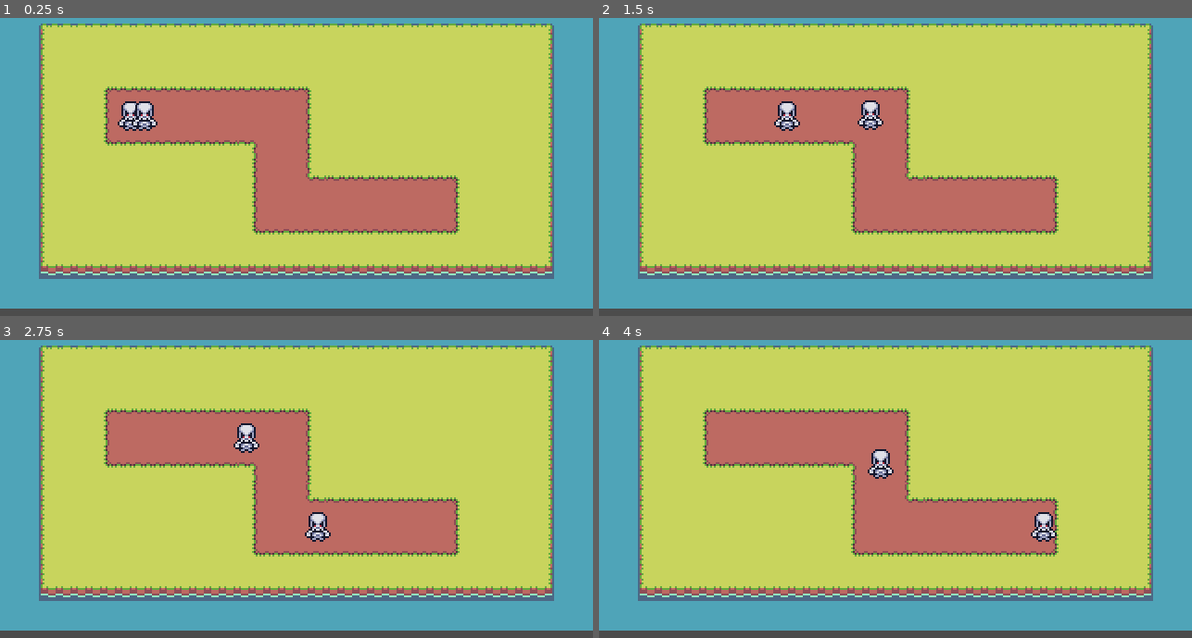
Above: before the commit, frames 1-4 (two rows, left to right).
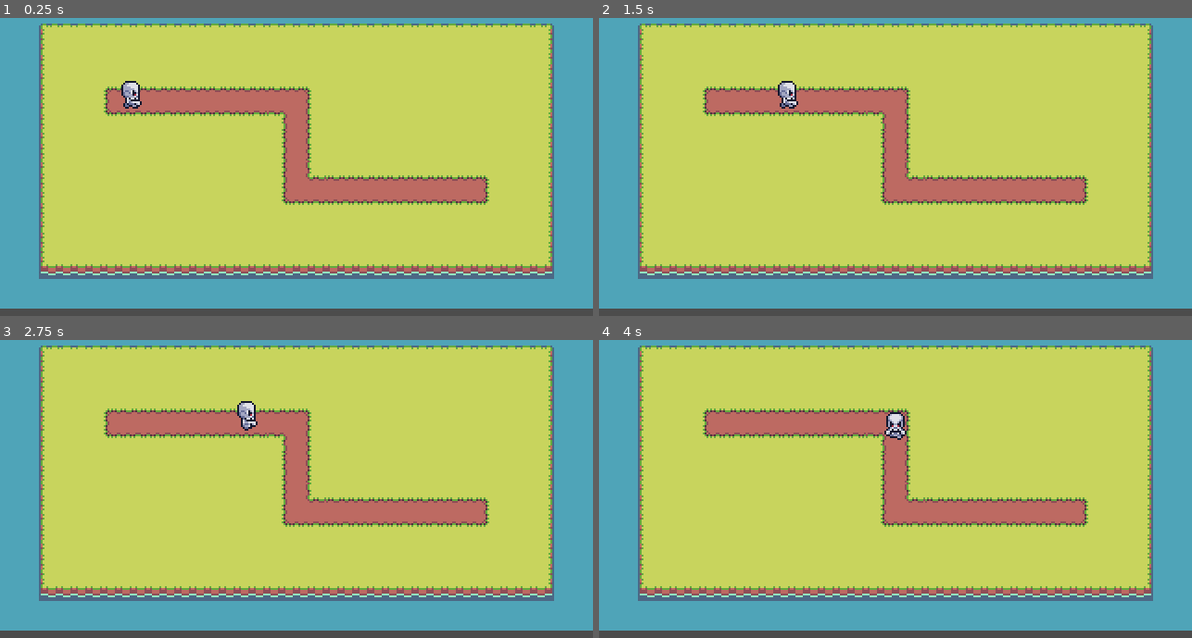
Above: after the commit, the same moments.

Repository: clbagrat/AmmoTD
Game: Godot game, scene res://main.tscn
Same seed, same stepped clock (60 frames per second), same inputs: the game is played once before the commit and once after it.
Inputs:
- Up to frame 1 (0.25 s): no input
- Up to frame 2 (1.5 s): no input
- Up to frame 3 (2.75 s): no input
- Up to frame 4 (4 s): no input

The runs differ from the first frame. In frame 1, 9.1% of the frame differs, in the area x 17-83%, y 21-73%; in frame 2, 9.2%; in frame 3, 9.2%; in frame 4, 9.2%, in the area x 17-83%, y 24-73%.

Commit message:
animation of skeletons

Diff:
--- /dev/null
+++ b/Characters/Character.gd
@@ -0,0 +1,13 @@
+extends Node2D
+
+
+onready var prev_pos = global_position;
+onready var animation_tree = $AnimationTree;
+
+func play_run_animation ():
+	var animation_direction =  global_position - prev_pos;
+	animation_tree.set("parameters/Run/blend_position", animation_direction.normalized())
+	prev_pos = global_position;
+
+func _process(_delta):
+	play_run_animation()
--- a/Logic/PathFollower.gd
+++ b/Logic/PathFollower.gd
@@ -1,7 +1,8 @@
 extends PathFollow2D
 
 
+export var speed = 10;
 
-export var speed = 10;
+
 func _process(delta):
-	set_offset(get_offset() + speed * delta);
+	set_offset(get_offset() + speed * delta)
--- /dev/null
+++ b/Logic/WaypointMove.gd
@@ -0,0 +1,7 @@
+extends Node2D
+
+onready var path_follow = get_parent();
+
+export var speed = 10;
+func _process(delta):
+	path_follow.set_offset(path_follow.get_offset() + speed * delta);
--- a/Skeleton/SkelIdle.tscn
+++ /dev/null
@@ -1,21 +0,0 @@
-[gd_scene load_steps=4 format=2]
-
-[ext_resource path="res://Skeleton/Skel_idle_v2.png" type="Texture" id=1]
-[ext_resource path="res://Skeleton/SkelIdle.gd" type="Script" id=2]
-
-[sub_resource type="CapsuleShape2D" id=1]
-radius = 4.0
-height = 6.0
-
-[node name="SkelIdleV2" type="Sprite"]
-texture = ExtResource( 1 )
-hframes = 4
-vframes = 4
-script = ExtResource( 2 )
-
-[node name="KinematicBody2D" type="KinematicBody2D" parent="."]
-
-[node name="CollisionShape2D" type="CollisionShape2D" parent="KinematicBody2D"]
-position = Vector2( 0, 4 )
-rotation = -1.5708
-shape = SubResource( 1 )
--- /dev/null
+++ b/Skeleton/Skeleton.tscn
@@ -0,0 +1,151 @@
+[gd_scene load_steps=16 format=2]
+
+[ext_resource path="res://Skeleton/Skel_walk_v2.png" type="Texture" id=1]
+[ext_resource path="res://Characters/Character.gd" type="Script" id=2]
+
+[sub_resource type="CapsuleShape2D" id=1]
+radius = 4.0
+height = 6.0
+
+[sub_resource type="Animation" id=2]
+length = 0.001
+tracks/0/type = "value"
+tracks/0/path = NodePath(".:frame")
+tracks/0/interp = 1
+tracks/0/loop_wrap = true
+tracks/0/imported = false
+tracks/0/enabled = true
+tracks/0/keys = {
+"times": PoolRealArray( 0 ),
+"transitions": PoolRealArray( 1 ),
+"update": 0,
+"values": [ 0 ]
+}
+
+[sub_resource type="Animation" id=6]
+resource_name = "runDown"
+length = 0.4
+loop = true
+tracks/0/type = "value"
+tracks/0/path = NodePath(".:frame")
+tracks/0/interp = 1
+tracks/0/loop_wrap = true
+tracks/0/imported = false
+tracks/0/enabled = true
+tracks/0/keys = {
+"times": PoolRealArray( 0, 0.1, 0.2, 0.3 ),
+"transitions": PoolRealArray( 1, 1, 1, 1 ),
+"update": 1,
+"values": [ 0, 1, 2, 3 ]
+}
+
+[sub_resource type="Animation" id=3]
+resource_name = "runLeft"
+length = 0.4
+loop = true
+tracks/0/type = "value"
+tracks/0/path = NodePath(".:frame")
+tracks/0/interp = 1
+tracks/0/loop_wrap = true
+tracks/0/imported = false
+tracks/0/enabled = true
+tracks/0/keys = {
+"times": PoolRealArray( 0, 0.1, 0.2, 0.3 ),
+"transitions": PoolRealArray( 1, 1, 1, 1 ),
+"update": 1,
+"values": [ 4, 5, 6, 7 ]
+}
+
+[sub_resource type="Animation" id=4]
+resource_name = "runRight"
+length = 0.4
+loop = true
+tracks/0/type = "value"
+tracks/0/path = NodePath(".:frame")
+tracks/0/interp = 1
+tracks/0/loop_wrap = true
+tracks/0/imported = false
+tracks/0/enabled = true
+tracks/0/keys = {
+"times": PoolRealArray( 0, 0.1, 0.2, 0.3 ),
+"transitions": PoolRealArray( 1, 1, 1, 1 ),
+"update": 1,
+"values": [ 12, 12, 13, 14 ]
+}
+
+[sub_resource type="Animation" id=5]
+resource_name = "runUp"
+length = 0.4
+loop = true
+tracks/0/type = "value"
+tracks/0/path = NodePath(".:frame")
+tracks/0/interp = 1
+tracks/0/loop_wrap = true
+tracks/0/imported = false
+tracks/0/enabled = true
+tracks/0/keys = {
+"times": PoolRealArray( 0, 0.1, 0.2, 0.3 ),
+"transitions": PoolRealArray( 1, 1, 1, 1 ),
+"update": 1,
+"values": [ 8, 9, 10, 11 ]
+}
+
+[sub_resource type="AnimationNodeAnimation" id=7]
+animation = "runDown"
+
+[sub_resource type="AnimationNodeAnimation" id=8]
+animation = "runRight"
+
+[sub_resource type="AnimationNodeAnimation" id=9]
+animation = "runUp"
+
+[sub_resource type="AnimationNodeAnimation" id=10]
+animation = "runLeft"
+
+[sub_resource type="AnimationNodeBlendSpace2D" id=11]
+blend_point_0/node = SubResource( 7 )
+blend_point_0/pos = Vector2( 0, 1.1 )
+blend_point_1/node = SubResource( 8 )
+blend_point_1/pos = Vector2( 1, 0 )
+blend_point_2/node = SubResource( 9 )
+blend_point_2/pos = Vector2( 0, -1.1 )
+blend_point_3/node = SubResource( 10 )
+blend_point_3/pos = Vector2( -1, 0 )
+min_space = Vector2( -1, -1.1 )
+max_space = Vector2( 1, 1.1 )
+blend_mode = 1
+
+[sub_resource type="AnimationNodeStateMachine" id=12]
+states/Run/node = SubResource( 11 )
+states/Run/position = Vector2( 374.5, 171 )
+start_node = "Run"
+
+[sub_resource type="AnimationNodeStateMachinePlayback" id=13]
+
+[node name="Skeleton" type="Sprite"]
+position = Vector2( 0, -4 )
+texture = ExtResource( 1 )
+hframes = 4
+vframes = 4
+script = ExtResource( 2 )
+
+[node name="KinematicBody2D" type="KinematicBody2D" parent="."]
+
+[node name="CollisionShape2D" type="CollisionShape2D" parent="KinematicBody2D"]
+position = Vector2( 0, 4 )
+rotation = -1.5708
+shape = SubResource( 1 )
+
+[node name="AnimationPlayer" type="AnimationPlayer" parent="."]
+anims/RESET = SubResource( 2 )
+anims/runDown = SubResource( 6 )
+anims/runLeft = SubResource( 3 )
+anims/runRight = SubResource( 4 )
+anims/runUp = SubResource( 5 )
+
+[node name="AnimationTree" type="AnimationTree" parent="."]
+tree_root = SubResource( 12 )
+anim_player = NodePath("../AnimationPlayer")
+active = true
+parameters/playback = SubResource( 13 )
+parameters/Run/blend_position = Vector2( -0.00196004, 1.1 )
--- a/World/Maps/Map1.tscn
+++ b/World/Maps/Map1.tscn
@@ -4,7 +4,7 @@
 
 [sub_resource type="Curve2D" id=1]
 _data = {
-"points": PoolVector2Array( 0, 0, 0, 0, 64, 72, 0, 0, 0, 0, 152, 72, 0, 0, 0, 0, 152, 120, 0, 0, 0, 0, 240, 120 )
+"points": PoolVector2Array( 0, 0, 0, 0, 64, 64, 0, 0, 0, 0, 160, 64, 0, 0, 0, 0, 160, 112, 0, 0, 0, 0, 256, 112 )
 }
 
 [node name="Map1" type="Node2D"]
@@ -19,7 +19,7 @@
 tile_set = ExtResource( 1 )
 cell_size = Vector2( 16, 16 )
 format = 1
-tile_data = PoolIntArray( 196611, 2, 65536, 196612, 2, 65537 …(82 unchanged characters)… 2, 65537, 196618, 2, 65538, 262147, 2, 131072, 262148, 2, 131073, 262149, 2, 131073, 262150, 2, 131073, 262151, 2, 131073, 262152, 2, 131073, 262153, 2, 131073, 262154, 2, 131074, 327683, 2, 196608, 327684, 2, 196609, 327685, 2, 196609, 327686, 2, 196609, 327687, 2, 196609, 327688, 2, 131076, 327689, 2, 131073, 327690, 2, 131074, 393224, 2, 131072, 393225, 2, 131073, 393226, 2, 196611, 393227, 2, 65537, 393228, 2, 65537, 393229, 2, 65537, 393230, 2, 65537, 393231, 2, 65538, 458760, 2, 131072, 458761, 2, 131073, 458762, 2, 131073, 458763, 2, 131073, 458764, 2, 131073, 458765, 2, 131073, 458766, 2, 131073, 458767, 2, 131074, 524296, 2, 196608, 524297, 2, 196609, 524298, 2, 196609, 524299, 2, 196609, 524300, 2, 196609, 524301, 2, 196609, 524302, 2, 196609, 524303, 2, 196610 )
+tile_data = PoolIntArray( 196611, 2, 65536, 196612, 2, 65537 …(82 unchanged characters)… 2, 65537, 196618, 2, 65538, 262147, 2, 196608, 262148, 2, 196609, 262149, 2, 196609, 262150, 2, 196609, 262151, 2, 196609, 262152, 2, 196609, 262153, 2, 131076, 262154, 2, 131074, 327689, 2, 131072, 327690, 2, 131074, 393225, 2, 131072, 393226, 2, 196611, 393227, 2, 65537, 393228, 2, 65537, 393229, 2, 65537, 393230, 2, 65537, 393231, 2, 65537, 393232, 2, 65538, 458761, 2, 196608, 458762, 2, 196609, 458763, 2, 196609, 458764, 2, 196609, 458765, 2, 196609, 458766, 2, 196609, 458767, 2, 196609, 458768, 2, 196610 )
 
 [node name="Path2D" type="Path2D" parent="Path"]
 curve = SubResource( 1 )
--- a/main.tscn
+++ b/main.tscn
@@ -1,7 +1,7 @@
 [gd_scene load_steps=4 format=2]
 
 [ext_resource path="res://World/Maps/Map1.tscn" type="PackedScene" id=1]
-[ext_resource path="res://Skeleton/SkelIdle.tscn" type="PackedScene" id=2]
+[ext_resource path="res://Skeleton/Skeleton.tscn" type="PackedScene" id=2]
 [ext_resource path="res://Logic/PathFollower.gd" type="Script" id=3]
 
 [node name="Node2D" type="Node2D"]
@@ -9,7 +9,7 @@
 [node name="Node2D" parent="." instance=ExtResource( 1 )]
 
 [node name="PathFollow2D" type="PathFollow2D" parent="Node2D/Path/Path2D" index="0"]
-position = Vector2( 64, 72 )
+position = Vector2( 64, 64 )
 rotate = false
 loop = false
 script = ExtResource( 3 )
@@ -17,13 +17,4 @@
 
 [node name="SkelIdleV2" parent="Node2D/Path/Path2D/PathFollow2D" instance=ExtResource( 2 )]
 
-[node name="PathFollow2D2" type="PathFollow2D" parent="Node2D/Path/Path2D" index="1"]
-position = Vector2( 64, 72 )
-rotate = false
-loop = false
-script = ExtResource( 3 )
-speed = 55
-
-[node name="SkelIdleV2" parent="Node2D/Path/Path2D/PathFollow2D2" instance=ExtResource( 2 )]
-
 [editable path="Node2D"]
Renamed: Skeleton/SkelIdle.gd -> Skeleton/Skeleton.gd
Not shown, changed: README.md
